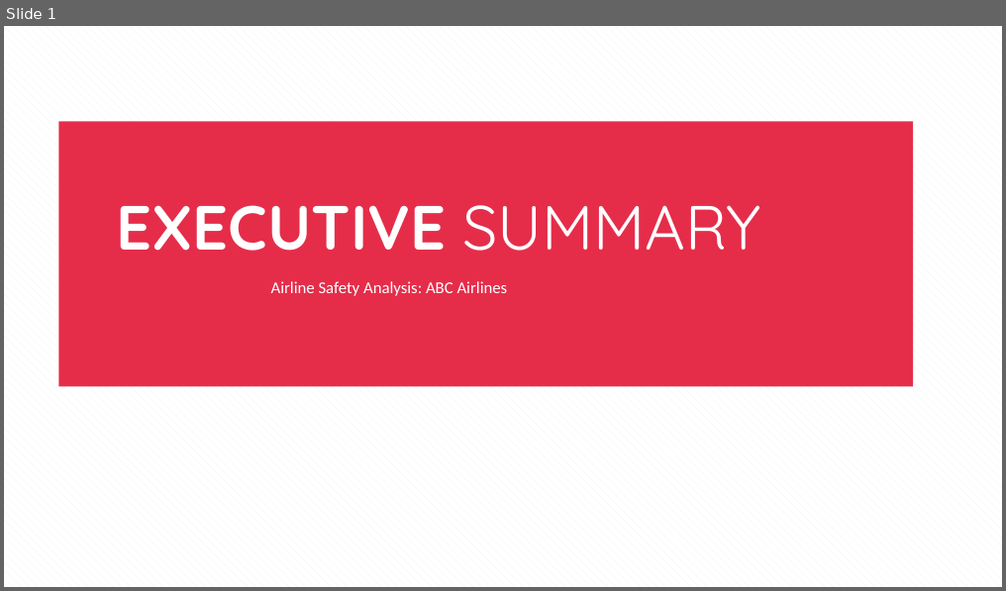
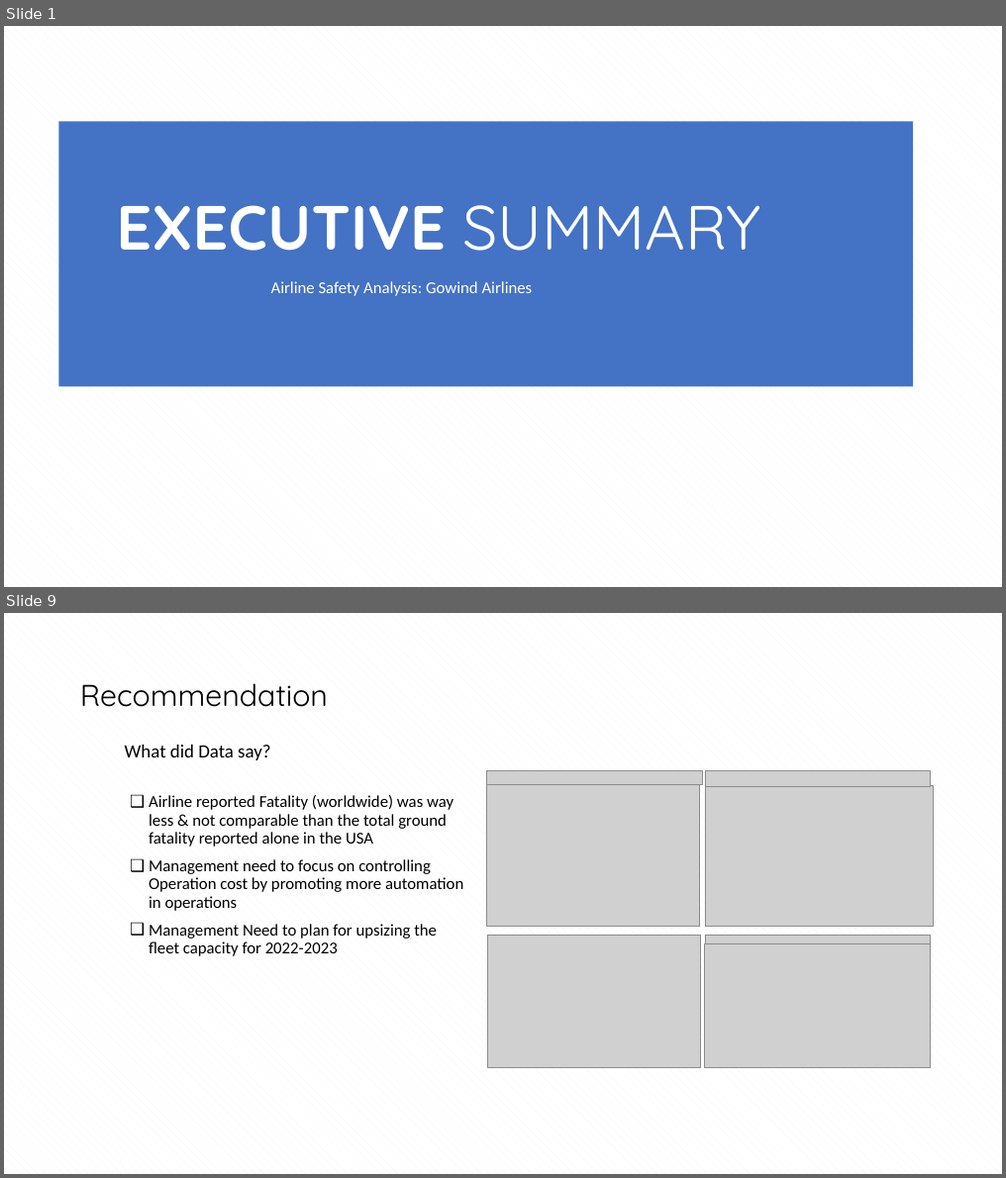
Before and after one commit to suprajarapuru/Data-Visulization-Story-Telling, a slide deck: Term Project/RapuruSupraja_Executive Summary_Airline_Safety.pptx. Shown one above the other, each under a label of ours: slide 1 before the commit, slides 1 and 9 after it; the slides between them are not shown. The pictures are 1006x591 and 1006x1178 pixels, drawn with LibreOffice and Linux fonts; fonts in the diff are those of the drawing; grey boxes stand for pictures. Boxes give left, top, right and bottom in pixels: in the first picture for what was removed or moved away, otherwise in the second. Text is boxed around its words. In the diff, an @@ line names an element or a change of style, - is before the commit and + after.

```diff
--- a/Term Project/RapuruSupraja_Executive Summary_Airline_Safety.pptx
+++ b/Term Project/RapuruSupraja_Executive Summary_Airline_Safety.pptx
@@ slide 9 added at [4,613,1002,1174], background pattern #F2F2F2 on #FFFFFF @@
@@ title added at [80,683,328,707], 29 pt, text #000000 @@
+Recommendation
@@ text added at [125,745,270,761], 18 pt, text #000000 @@
+What did Data say?
@@ picture added at [486,784,699,926] @@
@@ picture added at [486,771,703,785] @@
@@ picture added at [705,786,933,926] @@
@@ picture added at [705,771,931,787] @@
@@ text added at [149,795,463,957], 16 pt, text #000000 @@
+❑ Airline reported Fatality (worldwide) was way less & not comparable than the total ground fatality reported alone in the USA
+❑ Management need to focus on controlling Operation cost by promoting more automation in operations
+❑ Management Need to plan for upsizing the fleet capacity for 2022-2023
@@ picture added at [488,935,701,1068] @@
@@ picture added at [705,935,931,945] @@
@@ picture added at [705,945,931,1068] @@
@@ slide 1 changed as well @@
@@ rectangle at [58,122,913,386]: fill #E31737 at 90% opacity to #4472C4 @@
@@ text at [271,281,533,296]: text changed @@
-Airline Safety Analysis: ABC Airlines
+Airline Safety Analysis: Gowind Airlines
```
Also in this commit, not shown: 8 other slides added, 5 slides removed, 1 other file.
